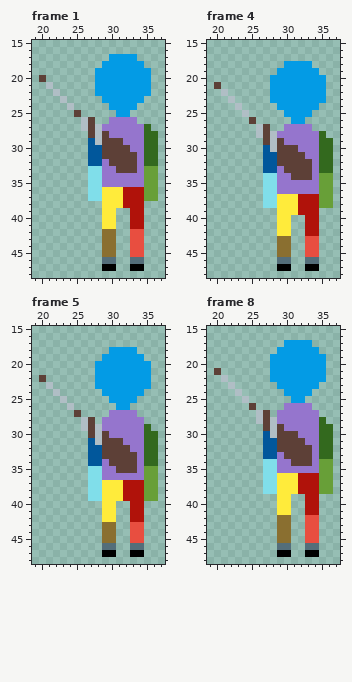
A pixel-art file gets an edit: The Fallen Guardian/Assets/Art/Characters/Player/Idle/Player_Idle_Up.aseprite. That is the earlier state.
64x64 pixels, 8 frames. Shown: frame 1: x 19..37, y 15..48; frame 4: x 19..37, y 15..48; frame 5: x 19..37, y 15..48; frame 8: x 19..37, y 15..48. The commit also changed other frames, which this record leaves out.
After the commit:
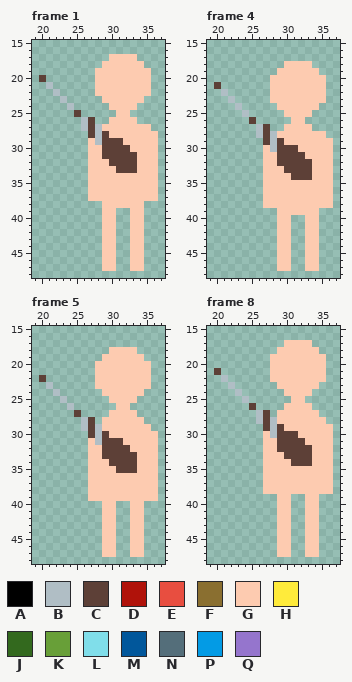
Palette (. is transparent): A #000000  B #b0bec5  C #5d4037  D #b0120a  E #e84e40  F #8a6f30  G #fdcbb0  H #ffeb3b  J #33691e  K #689f38  L #80deea  M #01579b  N #546e7a  P #039be5  Q #9575cd
From the commit log: Updated Player Sprite Modified the animations slighly
Edits made:
layer "Hair/Hair" now shown
layer "Parts/Right Leg" now hidden
layer "Parts/Left Leg" now hidden
layer "Parts/Right Arm" now hidden
layer "Parts/Left Arm" now hidden
layer "Parts/Chest" now hidden
layer "Parts/Head" now hidden
layer "Body/Body" now shown
Changed rows in their new state; - is an unchanged pixel.
Frame 1, layer "Body/Body":
first column x 27:
17 ---GGGG---
18 --GGGGGG--
19 -GGGGGGGG-
20 -GGGGGGGG-
21 -GGGGGGGG-
22 -GGGGGGGG-
23 --GGGGGG--
24 ---GGGG---
25 ----GG----
26 ---GGGG---
27 --GGGGGGG-
28 ---GGGGGGG
29 G----GGGGG
30 GG----GGGG
31 GG-----GGG
32 GGG----GGG
33 GGGG---GGG
34 GGGGGGGGGG
35 GGGGGGGGGG
36 GGGGGGGGGG
37 GGGGGGGGGG
38 --GGGGGG--
39 --GG--GG--
40 --GG--GG--
41 --GG--GG--
42 --GG--GG--
43 --GG--GG--
44 --GG--GG--
45 --GG--GG--
46 --GG--GG--
47 --GG--GG--
Frame 4, layer "Body/Body":
first column x 27:
18 ---GGGG---
19 --GGGGGG--
20 -GGGGGGGG-
21 -GGGGGGGG-
22 -GGGGGGGG-
23 -GGGGGGGG-
24 --GGGGGG--
25 ---GGGG---
26 ----GG----
27 ---GGGG---
28 --GGGGGGG-
29 ---GGGGGGG
30 G----GGGGG
31 GG----GGGG
32 GG-----GGG
33 GGG----GGG
34 GGGG---GGG
35 GGGGGGGGGG
36 GGGGGGGGGG
37 GGGGGGGGGG
38 GGGGGGGGGG
39 --GGGGGG--
40 --GG--GG--
41 --GG--GG--
42 --GG--GG--
43 --GG--GG--
44 --GG--GG--
45 --GG--GG--
46 --GG--GG--
47 --GG--GG--
Frame 5, layer "Body/Body":
first column x 27:
18 ---GGGG---
19 --GGGGGG--
20 -GGGGGGGG-
21 -GGGGGGGG-
22 -GGGGGGGG-
23 -GGGGGGGG-
24 --GGGGGG--
25 ---GGGG---
26 ----GG----
27 ---GGGG---
28 --GGGGGG--
29 --GGGGGGG-
30 ---GGGGGGG
31 G----GGGGG
32 GG----GGGG
33 GG-----GGG
34 GGG----GGG
35 GGGG---GGG
36 GGGGGGGGGG
37 GGGGGGGGGG
38 GGGGGGGGGG
39 GGGGGGGGGG
40 --GG--GG--
41 --GG--GG--
42 --GG--GG--
43 --GG--GG--
44 --GG--GG--
45 --GG--GG--
46 --GG--GG--
47 --GG--GG--
Frame 8, layer "Body/Body":
first column x 27:
17 ---GGGG---
18 --GGGGGG--
19 -GGGGGGGG-
20 -GGGGGGGG-
21 -GGGGGGGG-
22 -GGGGGGGG-
23 --GGGGGG--
24 ---GGGG---
25 ----GG----
26 ---GGGG---
27 --GGGGGG--
28 --GGGGGGG-
29 ---GGGGGGG
30 G----GGGGG
31 GG----GGGG
32 GG-----GGG
33 GGG----GGG
34 GGGG---GGG
35 GGGGGGGGGG
36 GGGGGGGGGG
37 GGGGGGGGGG
38 GGGGGGGGGG
39 --GG--GG--
40 --GG--GG--
41 --GG--GG--
42 --GG--GG--
43 --GG--GG--
44 --GG--GG--
45 --GG--GG--
46 --GG--GG--
47 --GG--GG--
Where, in picture pixels (left, top, right, bottom), the same in both pictures:
changed: (88, 54, 158, 271)
changed: (263, 61, 333, 271)
changed: (88, 347, 158, 557)
changed: (263, 340, 333, 557)
